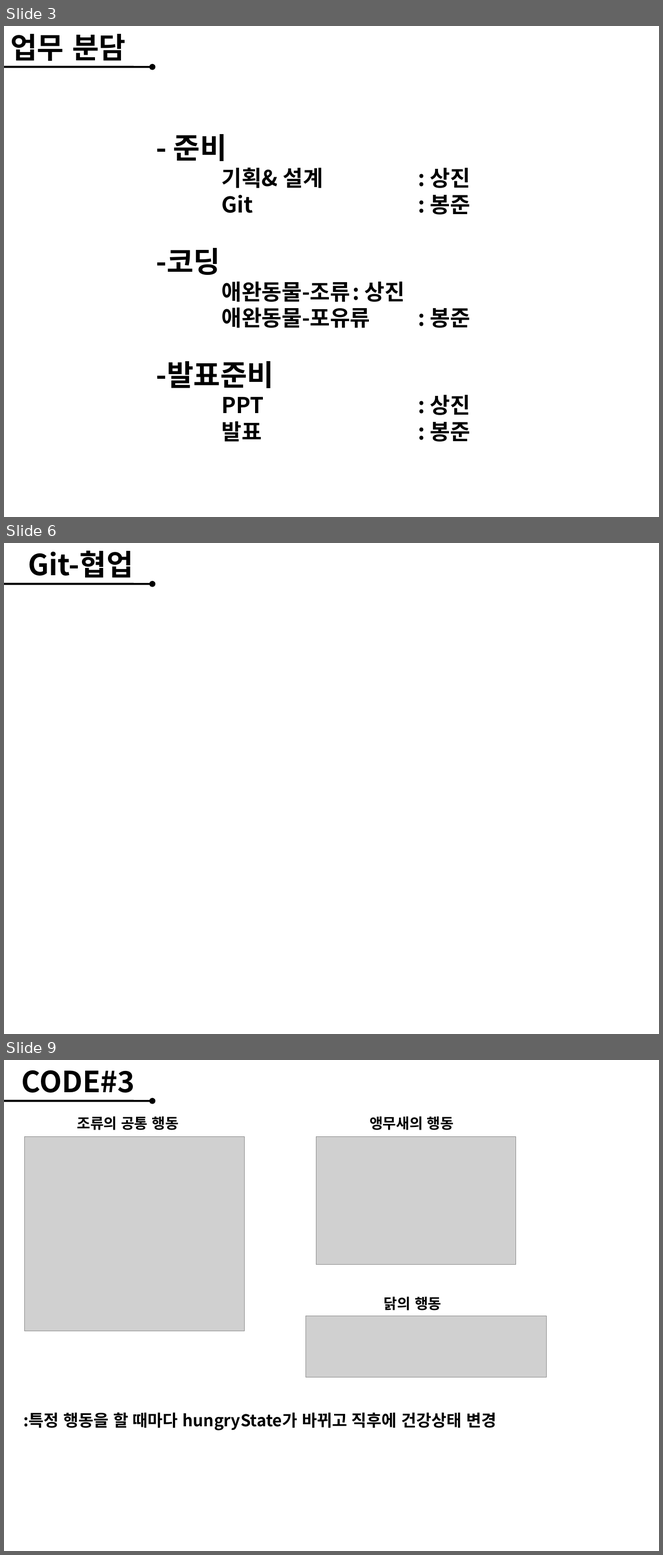
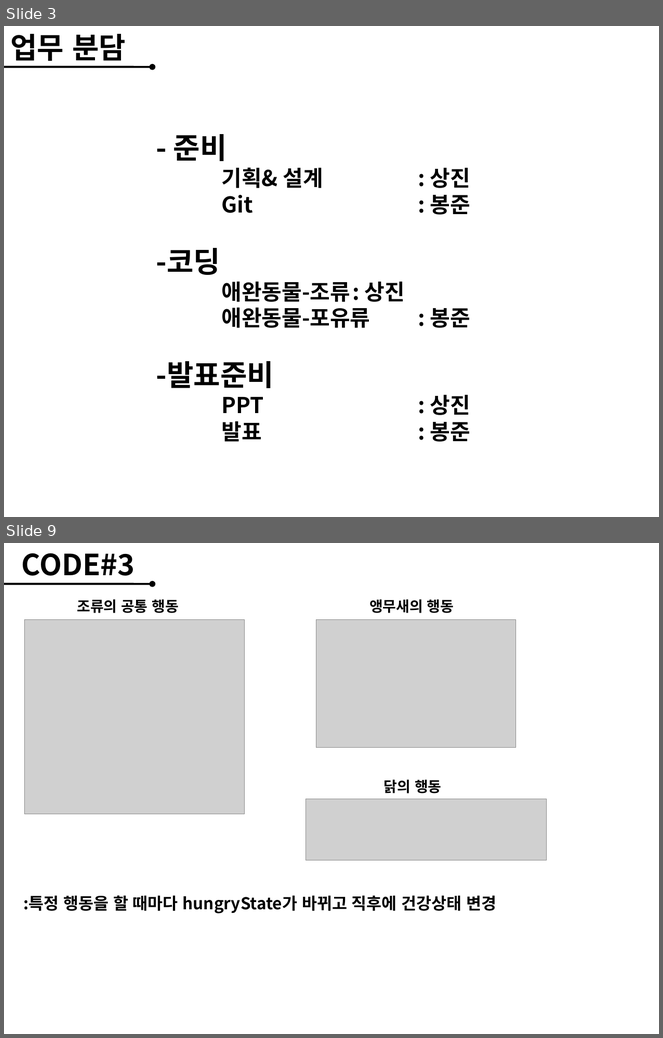
Before and after one commit to wjddlrladnjs/Pet, a slide deck: Pet/WebContent/share/동물농장.pptx. Shown one above the other, each under a label of ours: slides 3, 6 and 9 before the commit, slides 3 and 9 after it; the slides between them are not shown. The pictures are 663x1555 and 663x1038 pixels, drawn with LibreOffice and Linux fonts; fonts in the diff are those of the drawing; grey boxes stand for pictures; background and template pictures are left out. Boxes give left, top, right and bottom in pixels: in the first picture for what was removed or moved away, otherwise in the second. Text is boxed around its words. In the diff, an @@ line names an element or a change of style, - is before the commit and + after.

```diff
--- a/Pet/WebContent/share/동물농장.pptx
+++ b/Pet/WebContent/share/동물농장.pptx
@@ slide 6 removed at [4, 543, 659, 1034], background picture (left out) @@
@@ text removed at [28, 550, 133, 578] @@
-Git-협업
@@ double arrow removed from (4, 584) to (153, 584) @@
```
Also in this commit, not shown: 5 slides changed, 6 slides added, 3 other slides removed, 5 other files.
